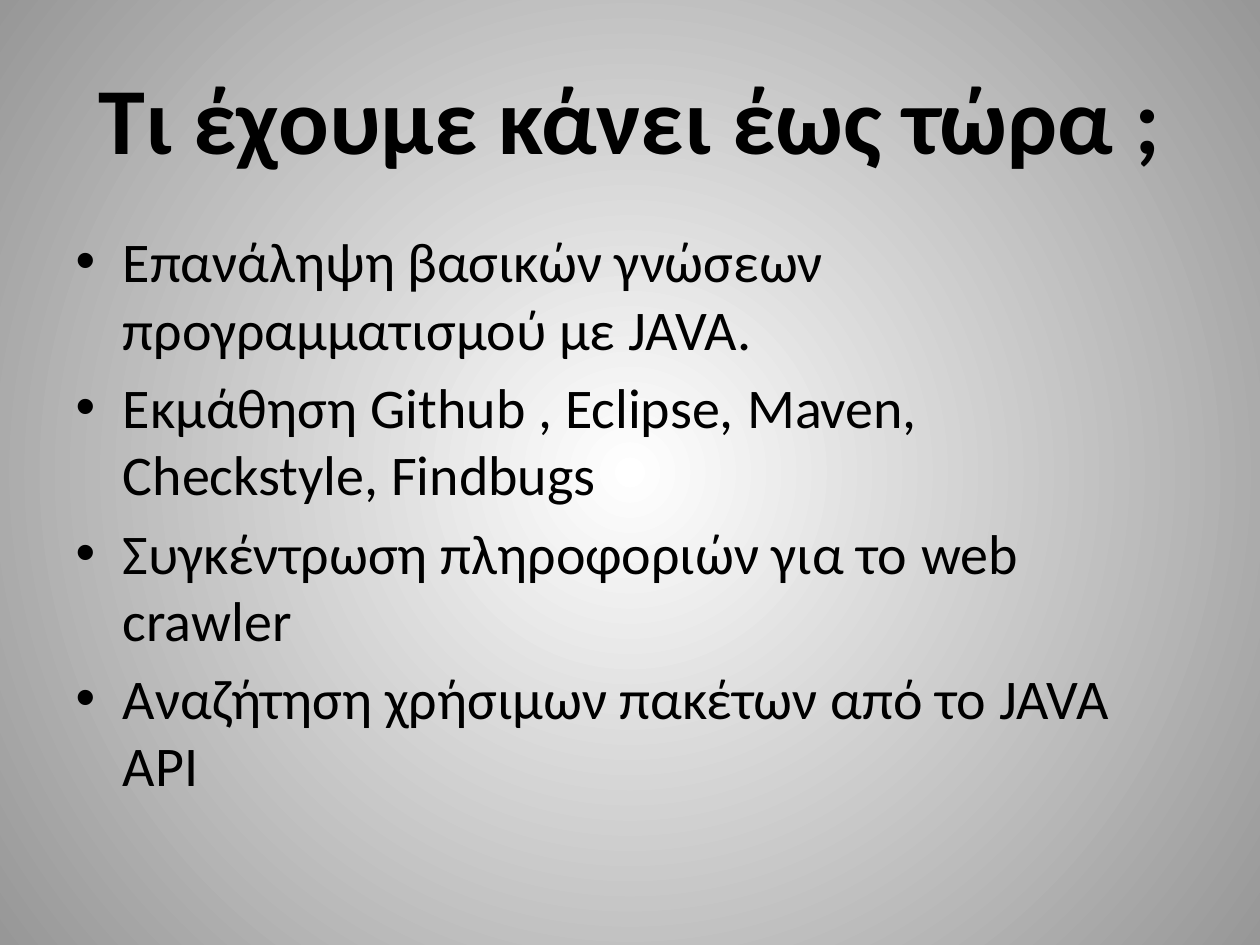
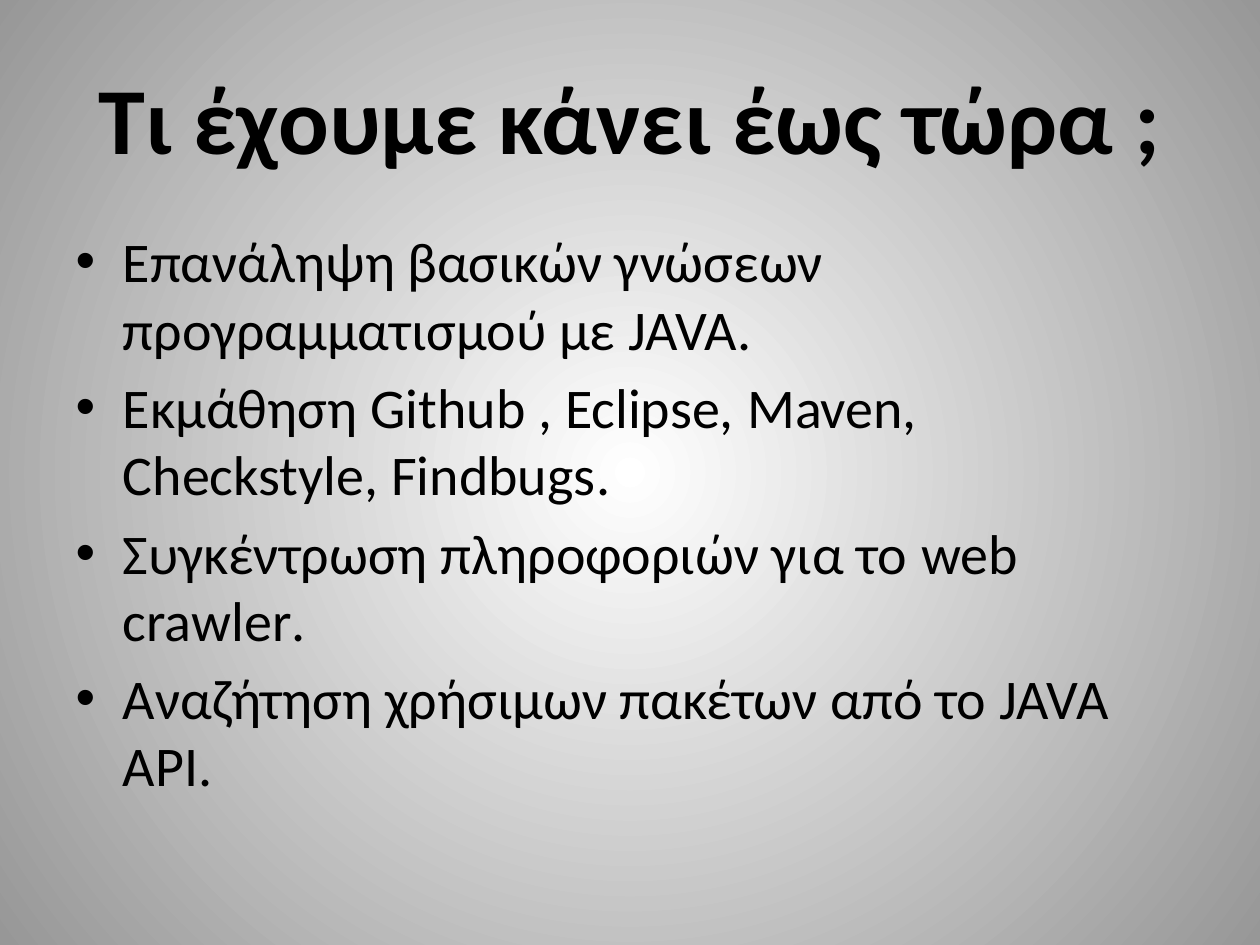
Before and after one commit to nikosgalanos/Java_Programming_2, a slide deck: slide 8 of Πρώτη παρουσίαση για την ομαδική εργασία του μαθήματος.pptx. Drawn at 1260x945 pixels with LibreOffice and Linux fonts; fonts in the diff are those of the drawing. Boxes give left, top, right and bottom in pixels: in the first picture for what was removed or moved away, otherwise in the second. Text is boxed around its words. In the diff, an @@ line names an element or a change of style, - is before the commit and + after.

```diff
--- a/Πρώτη παρουσίαση για την ομαδική εργασία του μαθήματος.pptx
+++ b/Πρώτη παρουσίαση για την ομαδική εργασία του μαθήματος.pptx
@@ text at (x1=123, y1=388, x2=1108, y2=787): text changed @@
-• Εκμάθηση Github , Eclipse, Maven, Checkstyle, Findbugs
-• Συγκέντρωση πληροφοριών για το web crawler
-• Αναζήτηση χρήσιμων πακέτων από το JAVA API
+• Εκμάθηση Github , Eclipse, Maven, Checkstyle, Findbugs.
+• Συγκέντρωση πληροφοριών για το web crawler.
+• Αναζήτηση χρήσιμων πακέτων από το JAVA API.
```
Also in this commit, not shown: 5 other slides changed.
